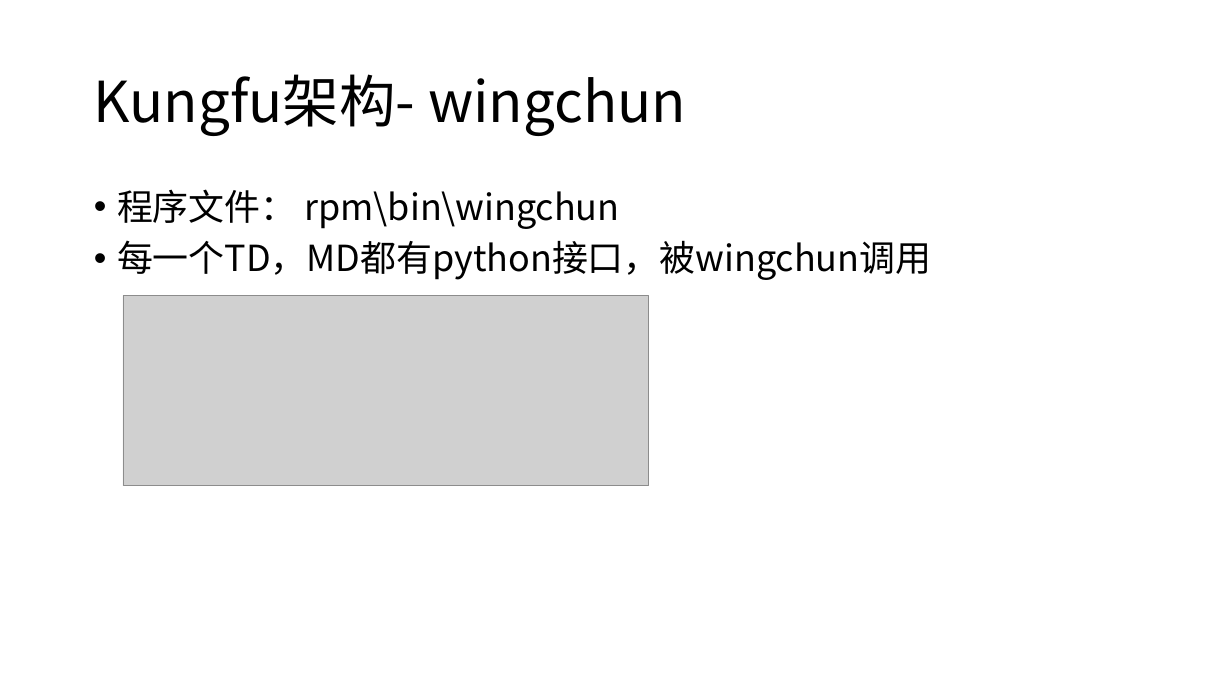
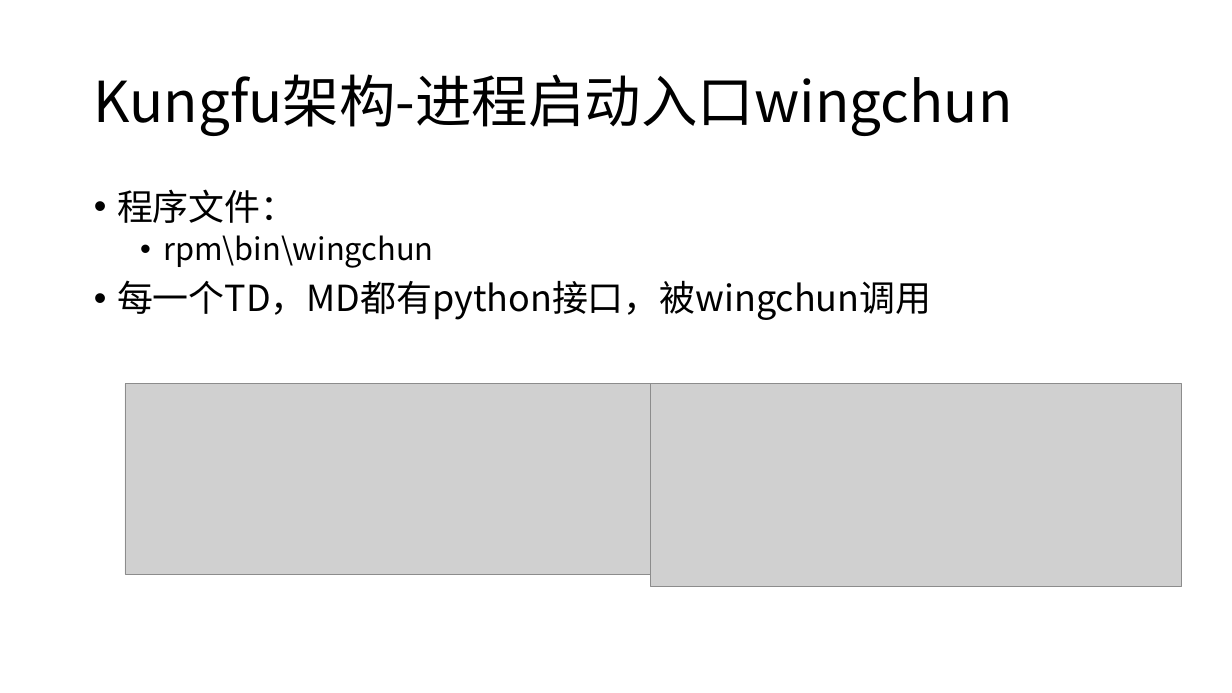
Before and after one commit to qingtiandalaoye/useful_doc, a slide deck: slide 6 of 虚拟货币跨交易所高频交易系统.pptx. Drawn at 1232x693 pixels with LibreOffice and Linux fonts; fonts in the diff are those of the drawing; grey boxes stand for pictures. Boxes give left, top, right and bottom in pixels: in the first picture for what was removed or moved away, otherwise in the second. Text is boxed around its words. In the diff, an @@ line names an element or a change of style, - is before the commit and + after.

```diff
--- a/虚拟货币跨交易所高频交易系统.pptx
+++ b/虚拟货币跨交易所高频交易系统.pptx
@@ title at <box>94,74,1013,136</box>: text changed @@
-Kungfu架构- wingchun
+Kungfu架构-进程启动入口wingchun
@@ text at <box>117,189,433,268</box>: text changed; size 28 to 24 pt @@
-• 程序文件： rpm\bin\wingchun
+• 程序文件：
+  • rpm\bin\wingchun
@@ picture: place and size @@
-picture at <box>123,296,649,486</box>
+picture at <box>125,384,651,575</box>
@@ picture added at <box>652,384,1182,587</box> @@
```
Also in this commit, not shown: 26 other slides changed, 4 slides added, 1 slide removed.
